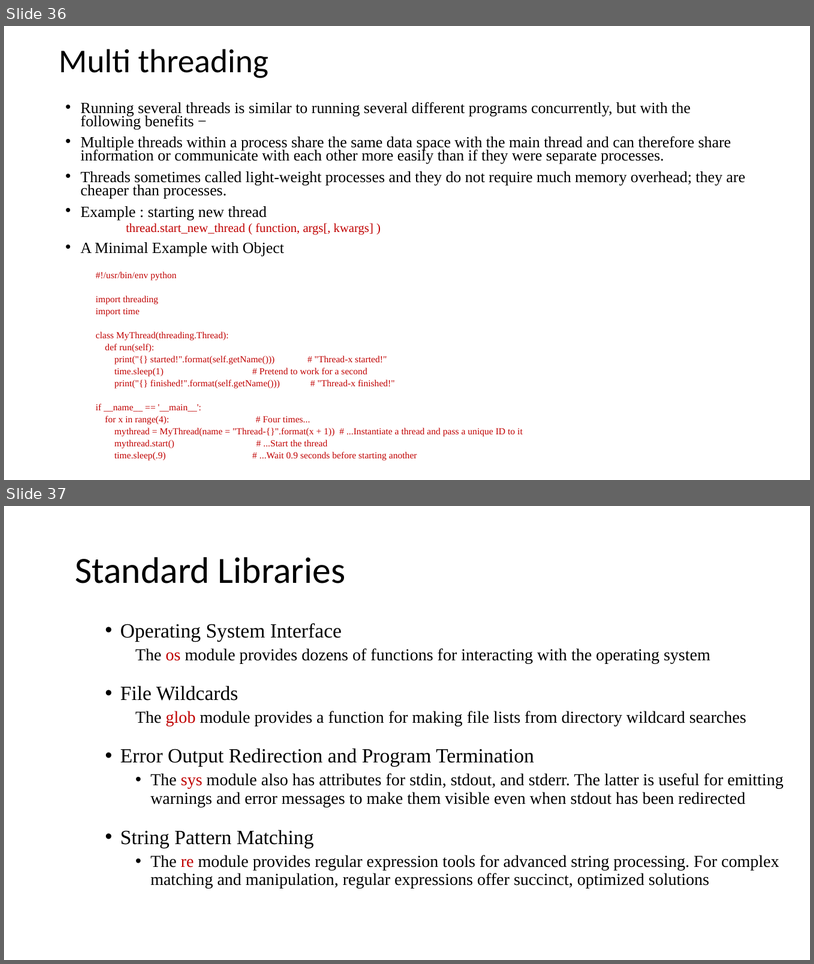
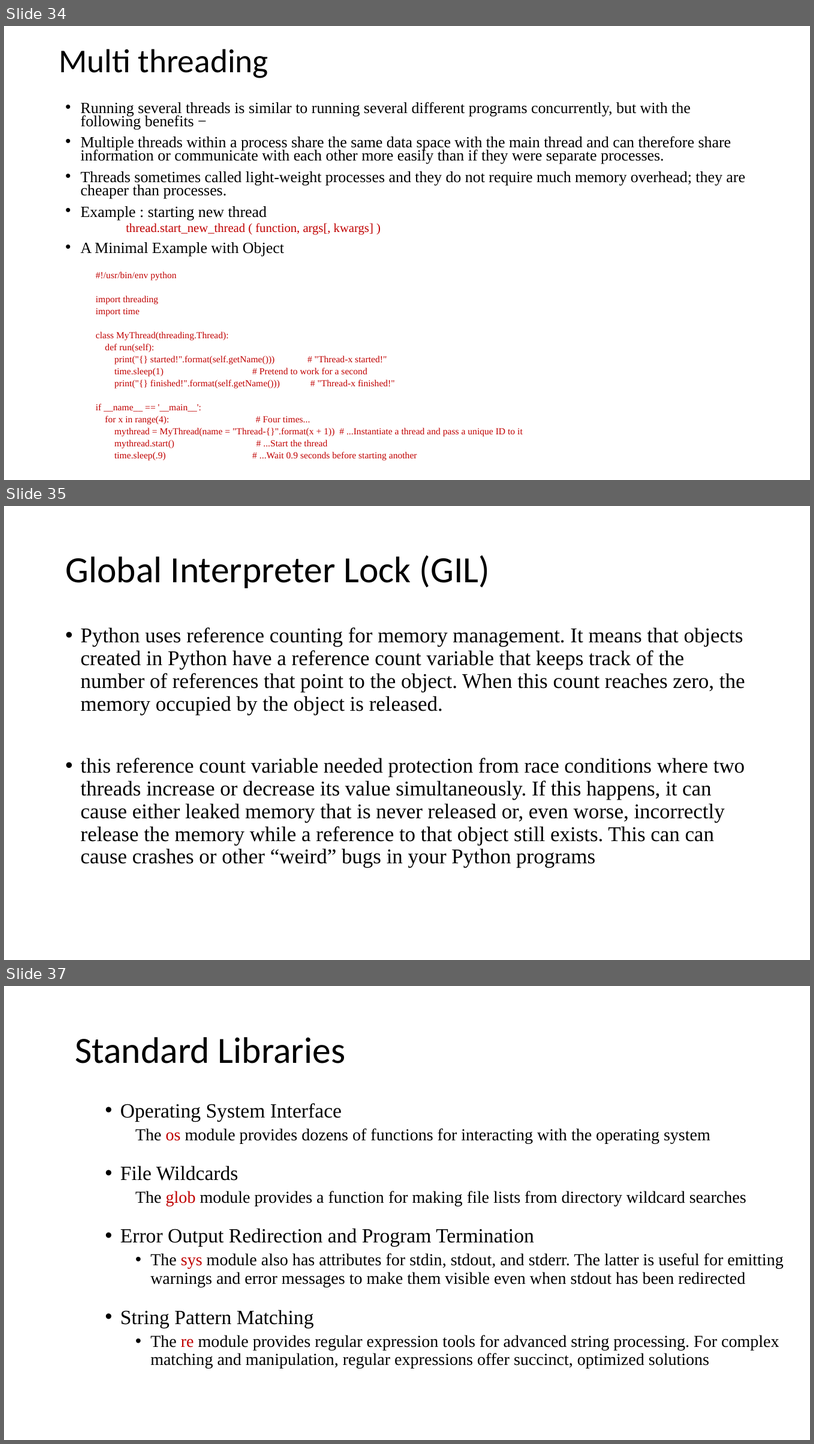
Before and after one commit to EmoryPython/Lab, a slide deck: lecture/Python Programing.pptx. Shown one above the other, each under a label of ours: slides 36 and 37 before the commit, slides 34, 35 and 37 after it; the slides between them are not shown. The pictures are 814x964 and 814x1444 pixels, drawn with LibreOffice and Linux fonts; fonts in the diff are those of the drawing. Boxes give left, top, right and bottom in pixels: in the first picture for what was removed or moved away, otherwise in the second. Text is boxed around its words. In the diff, an @@ line names an element or a change of style, - is before the commit and + after.

Commit message:
Updated with following content
regulerexpression
global interpriter lock
date and time
pip
python protocals
with i/o
error stacktrace

```diff
--- a/lecture/Python Programing.pptx
+++ b/lecture/Python Programing.pptx
@@ slide 35 added at (4, 506, 810, 960), background #FFFFFF @@
@@ title added at (65, 555, 491, 588), 44 pt, text #000000 @@
+Global Interpreter Lock (GIL)
@@ text added at (81, 627, 746, 868), 25 pt, text #000000 @@
+• Python uses reference counting for memory management. It means that objects created in Python have a reference count variable that keeps track of the number of references that point to the object. When this count reaches zero, the memory occupied by the object is released.
+• this reference count variable needed protection from race conditions where two threads increase or decrease its value simultaneously. If this happens, it can cause either leaked memory that is never released or, even worse, incorrectly release the memory while a reference to that object still exists. This can can cause crashes or other “weird” bugs in your Python programs
@@ what was slide 36 is now slide 34 @@
```
Also in this commit, not shown: 5 slides changed, 7 other slides added.
